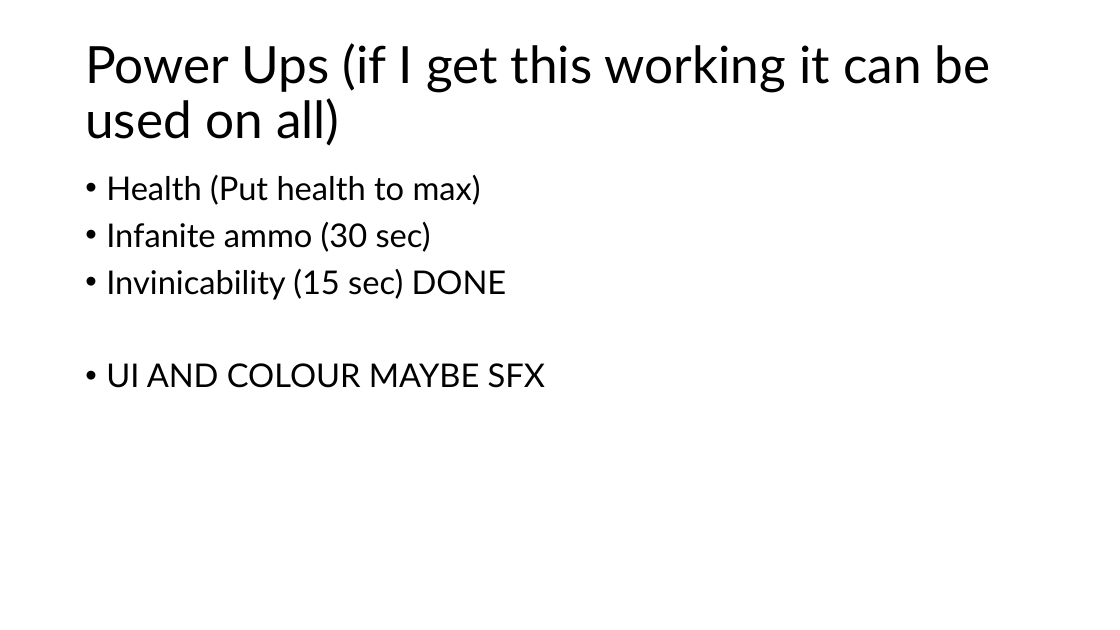
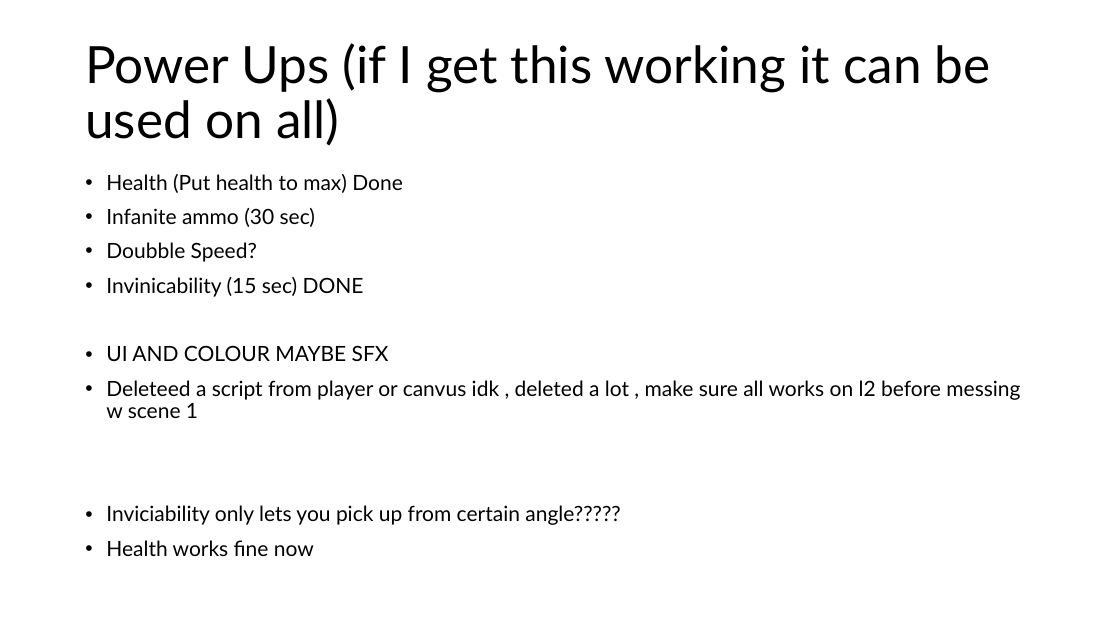
Before and after one commit to Mdot5596/Timeline-Takedown, a slide deck: slide 12 of Documentation/Report/Documentationofstuff.pptx. Drawn at 1120x630 pixels with LibreOffice and Linux fonts; fonts in the diff are those of the drawing. Boxes give left, top, right and bottom in pixels: in the first picture for what was removed or moved away, otherwise in the second. Text is boxed around its words. In the diff, an @@ line names an element or a change of style, - is before the commit and + after.

Commit message:
UI For all powerups created and in process of adding to scripts

```diff
--- a/Documentation/Report/Documentationofstuff.pptx
+++ b/Documentation/Report/Documentationofstuff.pptx
@@ text at (x1=106, y1=174, x2=403, y2=193): text changed; size 28 to 18 pt @@
-• Health (Put health to max)
+• Health (Put health to max) Done
@@ text at (x1=106, y1=208, x2=389, y2=361): size 28 to 18 pt in "Infanite ammo (30 sec)", "Invinicability (15 sec) DONE", "UI AND COLOUR MAYBE SFX" @@
@@ text at (x1=106, y1=242, x2=257, y2=262): paragraph added @@
+• Doubble Speed?
@@ text at (x1=106, y1=380, x2=1020, y2=556): paragraphs added @@
+• Deleteed a script from player or canvus idk , deleted a lot , make sure all works on l2 before messing w scene 1
+• Inviciability only lets you pick up from certain angle?????
+• Health works fine now
```
Also in this commit, not shown: 16 other files.
